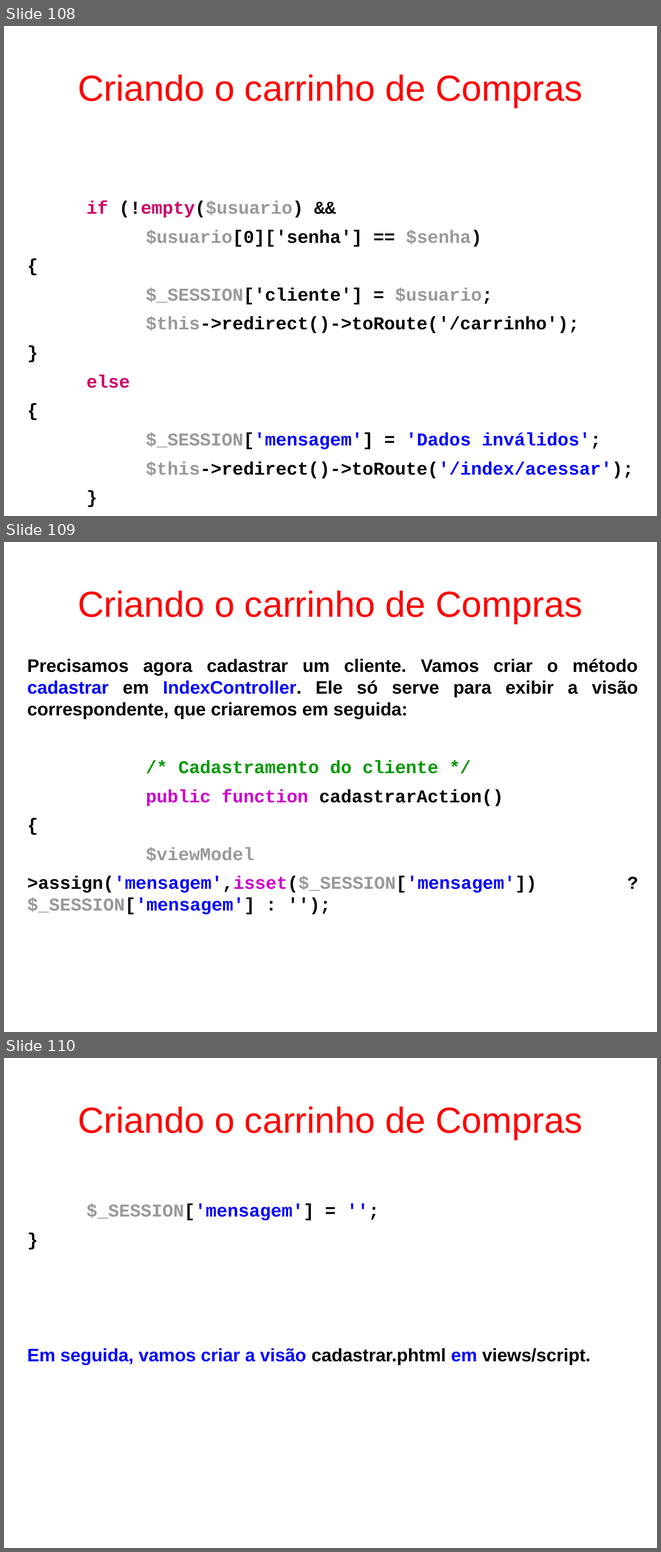
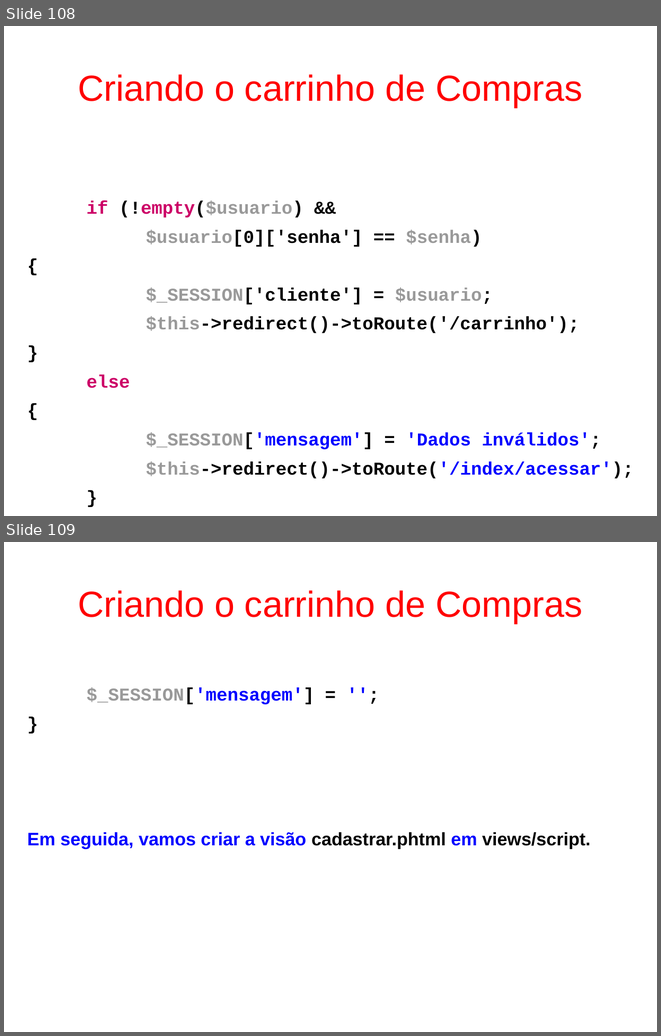
Before and after one commit to fgsl/lojasacme, a slide deck: docs/tutorial.odp. Shown one above the other, each under a label of ours: slides 108, 109 and 110 before the commit, slides 108 and 109 after it. The pictures are 661x1552 and 661x1036 pixels, drawn with LibreOffice and Linux fonts; fonts in the diff are those of the drawing. Boxes give left, top, right and bottom in pixels: in the first picture for what was removed or moved away, otherwise in the second. Text is boxed around its words. In the diff, an @@ line names an element or a change of style, - is before the commit and + after.

Commit message:
Implementar o método cadastrar da classe IndexController #56

```diff
--- a/docs/tutorial.odp
+++ b/docs/tutorial.odp
@@ slide 109 removed at (4,542,657,1032), background #FFFFFF @@
@@ title removed at (78,590,582,623) @@
-Criando o carrinho de Compras
@@ text removed at (27,659,638,915) @@
-Precisamos agora cadastrar um cliente. Vamos criar o método cadastrar em IndexController. Ele só serve para exibir a visão correspondente, que criaremos em seguida:
-/* Cadastramento do cliente */
-public function cadastrarAction()
-{
-$viewModel
->assign('mensagem',isset($_SESSION['mensagem']) ? $_SESSION['mensagem'] : '');
@@ what was slide 110 is now slide 109 @@
```
Also in this commit, not shown: 1 slide changed, 4 other slides removed, 11 other files.
